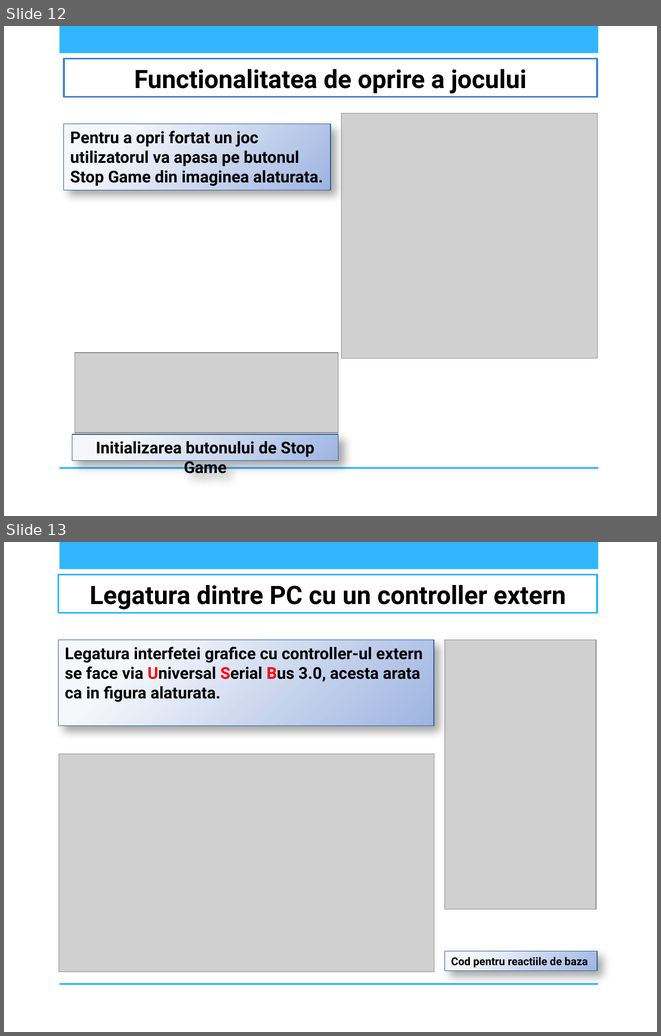
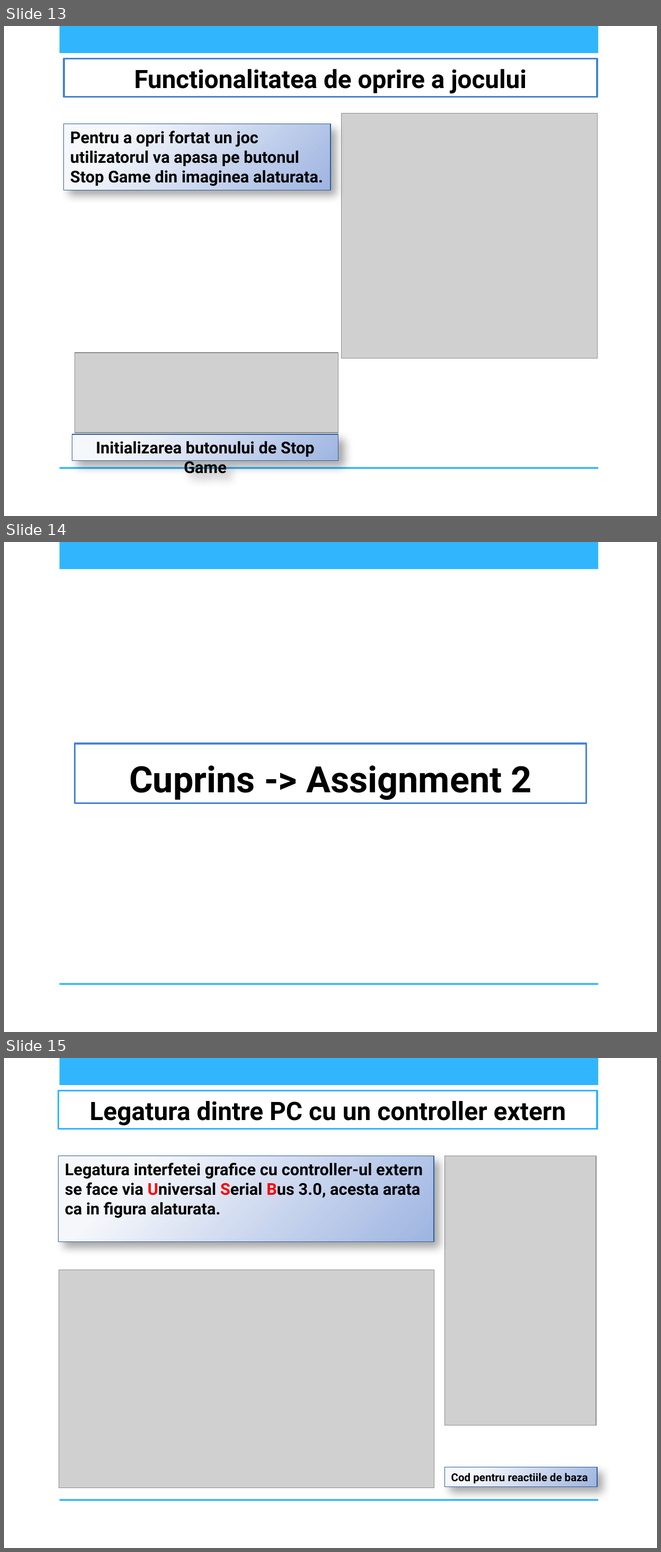
Before and after one commit to AndreeaDraghici/Bubble-Shooter-Game, a slide deck: docs/IOC_PrezentareBubbleShooter_DraghiciCiontu_CR4S1A.pptx. Shown one above the other, each under a label of ours: slides 12 and 13 before the commit, slides 13, 14 and 15 after it. The pictures are 661x1036 and 661x1552 pixels, drawn with LibreOffice and Linux fonts; fonts in the diff are those of the drawing; grey boxes stand for pictures; background and template pictures are left out. Boxes give left, top, right and bottom in pixels: in the first picture for what was removed or moved away, otherwise in the second. Text is boxed around its words. In the diff, an @@ line names an element or a change of style, - is before the commit and + after.

```diff
--- a/docs/IOC_PrezentareBubbleShooter_DraghiciCiontu_CR4S1A.pptx
+++ b/docs/IOC_PrezentareBubbleShooter_DraghiciCiontu_CR4S1A.pptx
@@ slide 14 added at <box>4,542,657,1032</box>, background picture (left out); not listed: 2 template elements that a slide beside it also shows @@
@@ title added at <box>74,743,586,803</box>, fill #FFFFFF, outline #4584D3 2 pt, 40 pt, text #000000, bold @@
+Cuprins -> Assignment 2
@@ what was slide 12 is now slide 13 @@
@@ what was slide 13 is now slide 15 @@
```
Also in this commit, not shown: 5 other slides added, 13 other files.
